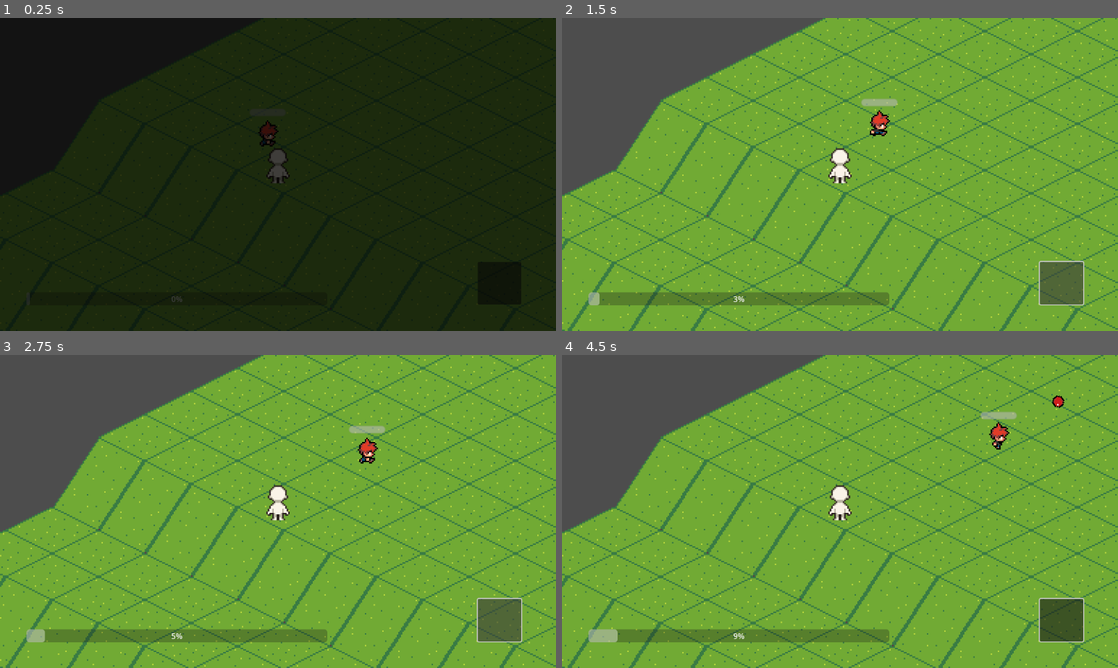
Above: before the commit, frames 1-4 (two rows, left to right).
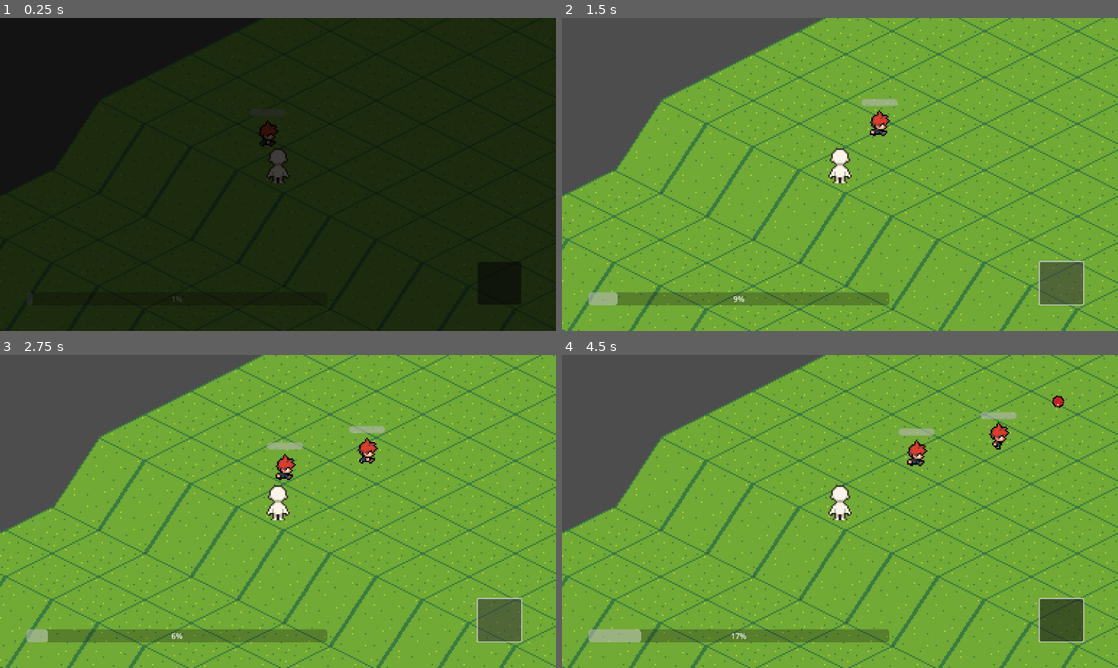
Above: after the commit, the same moments.

Repository: KokonutGamer/CSS-385-Project
Game: Godot game, scene res://src/levels/test_scene.tscn
Same seed, same stepped clock (60 frames per second), same inputs: the game is played once before the commit and once after it. This scene is started directly instead of the project's main scene.
Inputs (mouse positions are in pixels of both pictures, inside the frame that each line leads up to):
- Up to frame 1 (0.25 s): no input
- Up to frame 2 (1.5 s): click (1062, 284) at 0.5 s; click (1062, 284) at 1.25 s
- Up to frame 3 (2.75 s): click (500, 621) at 2 s
- Up to frame 4 (4.5 s): tap Enter at 2.75 s; move the mouse to (962, 495) at 2.77 s; click (962, 495) at 2.92 s; move the mouse to (728, 527) at 3.52 s; click (728, 527) at 3.67 s; move the mouse to (895, 442) at 4.27 s; click (895, 442) at 4.42 s

The runs differ from the first frame. In frame 1, less than 0.1% of the frame differs, in the area x 30-32%, y 89-91%; in frame 2, 0.1%; in frame 3, 0.4%; in frame 4, 0.6%, in the area x 9-67%, y 23-92%.

Commit message:
Updated morale per second for balance

Diff:
--- a/src/levels/morale_gauge.gd
+++ b/src/levels/morale_gauge.gd
@@ -1,6 +1,6 @@
 extends ProgressBar
 
-@export var morale_per_second: float = 2.0
+@export var morale_per_second: float = 6.0
 @export var max_morale: float = 100.0
 
 var current_morale: float = 0.0
